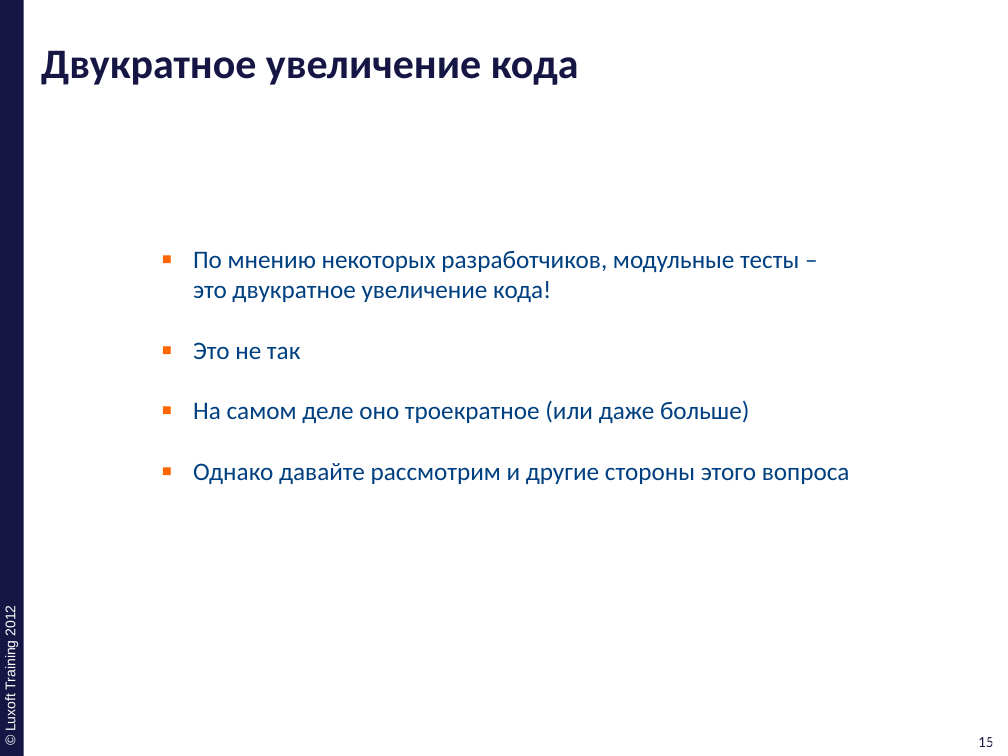
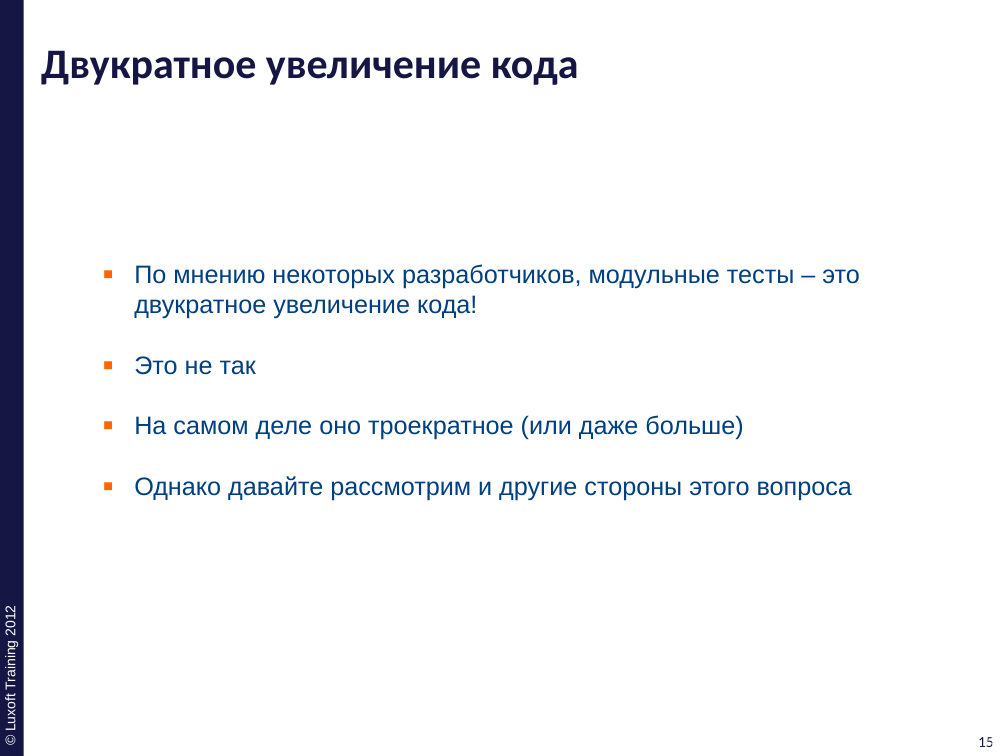
Before and after one commit to ivan-dyachenko/Trainings, a slide deck: slide 15 of Test Driven Development/materials/pptx/13. TDD-Evangelists.pptx. Drawn at 1008x756 pixels with LibreOffice and Linux fonts; fonts in the diff are those of the drawing; background and template pictures are left out. Boxes give left, top, right and bottom in pixels: in the first picture for what was removed or moved away, otherwise in the second. Text is boxed around its words. In the diff, an @@ line names an element or a change of style, - is before the commit and + after.

```diff
--- a/Test Driven Development/materials/pptx/13. TDD-Evangelists.pptx
+++ b/Test Driven Development/materials/pptx/13. TDD-Evangelists.pptx
@@ text "По мнению некоторых разработчиков, модульные ...": place and size @@
-text "По мнению некоторых разработчиков, модульные ..." at box(193, 251, 850, 484)
+text "По мнению некоторых разработчиков, модульные ..." at box(134, 264, 860, 501)
@@ text "По мнению некоторых разработчиков, модульные ..." at box(134, 264, 860, 501): font Calibri to Arial @@
```
Also in this commit, not shown: 14 other slides changed, 1 other file.
